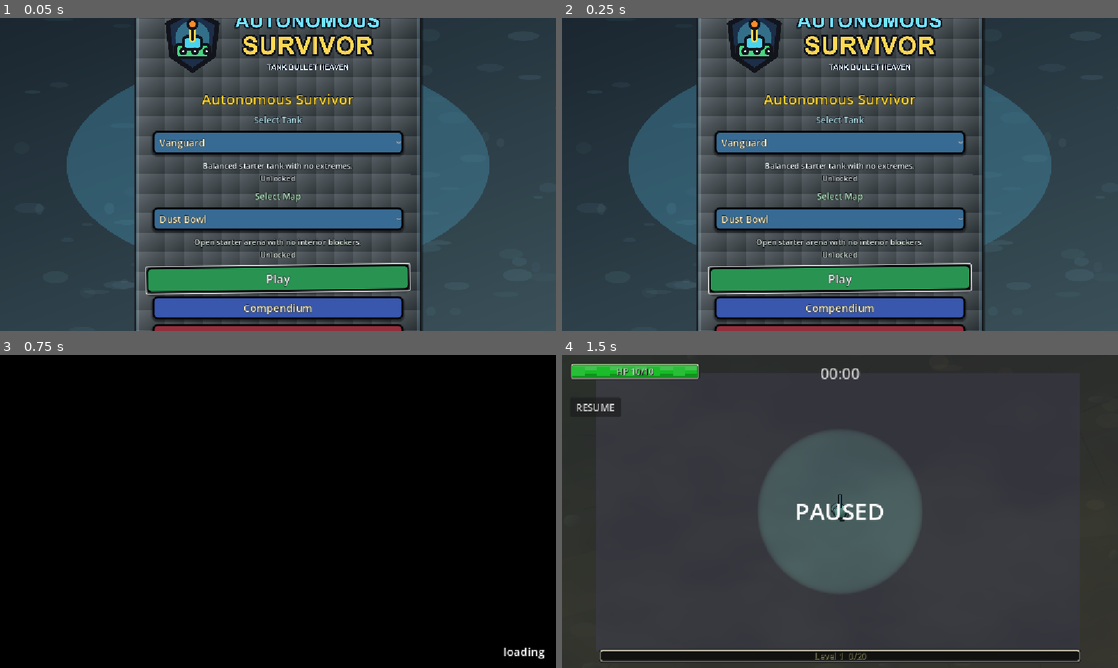
Above: before the commit, frames 1-4 (two rows, left to right).
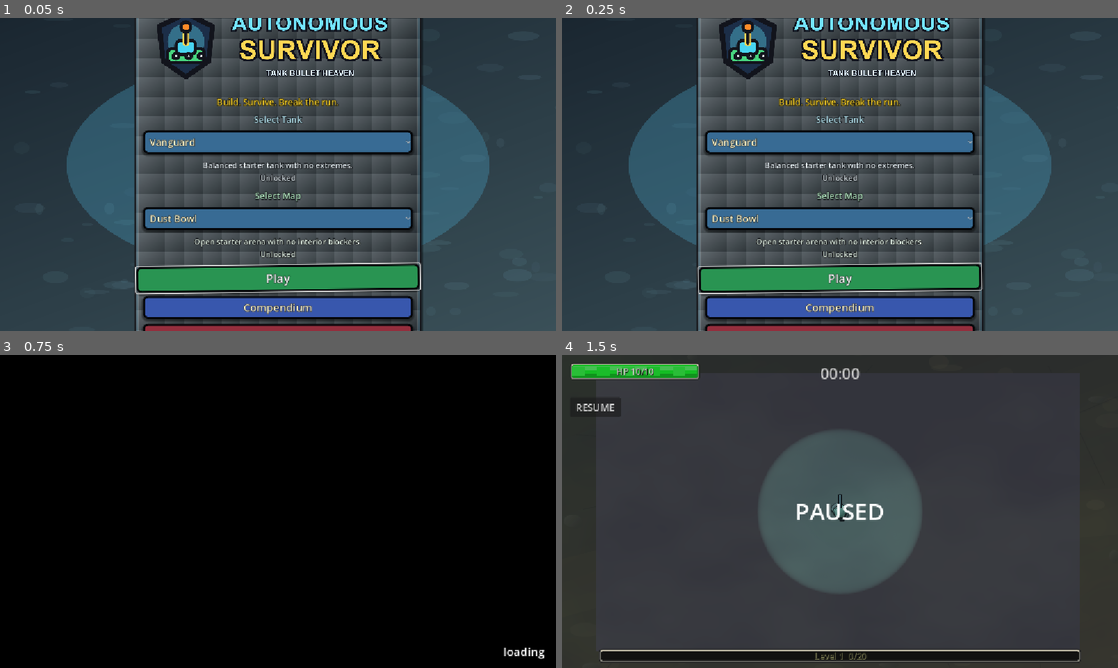
Above: after the commit, the same moments.

Repository: satoshimatos/autonomous-survivor
Game: Godot game, scene res://scenes/core/main_menu.tscn
Same seed, same stepped clock (60 frames per second), same inputs: the game is played once before the commit and once after it.
Inputs (mouse positions are in pixels of both pictures, inside the frame that each line leads up to):
- Up to frame 1 (0.05 s): no input
- Up to frame 2 (0.25 s): no input
- Up to frame 3 (0.75 s): click "Play" at 0.5 s
- Up to frame 4 (1.5 s): tap Enter (ui_accept) at 1.25 s; move the mouse to (962, 495) at 1.27 s; hold D (move_right) from 1.28 s (still down); tap P at 1.35 s; click (962, 495) at 1.42 s

The runs differ from the first frame. In frame 1, 9.5% of the frame differs, in the area x 24-76%, y 0-100%; in frame 2, 9.5%; in frame 3, nothing differs; in frame 4, nothing differs.

Commit message:
Add native branding icons

Diff:
--- a/project.godot
+++ b/project.godot
@@ -15,6 +15,7 @@
 config/features=PackedStringArray("4.6", "GL Compatibility")
 boot_splash/image="res://assets/ui/branding/logo_autonomous_survivor.png"
 config/icon="res://assets/ui/branding/app_icon_1024.png"
+config/windows_native_icon="res://assets/ui/branding/app_icon.ico"
 
 [autoload]
 
--- a/scenes/core/main_menu.tscn
+++ b/scenes/core/main_menu.tscn
@@ -68,7 +68,7 @@
 theme_override_constants/separation = 10
 
 [node name="Logo" type="TextureRect" parent="CenterContainer/VBoxContainer"]
-custom_minimum_size = Vector2(520, 174)
+custom_minimum_size = Vector2(560, 187)
 layout_mode = 2
 texture = ExtResource("4_logo")
 expand_mode = 1
@@ -76,8 +76,8 @@
 
 [node name="TitleLabel" type="Label" parent="CenterContainer/VBoxContainer"]
 layout_mode = 2
-theme_override_font_sizes/font_size = 30
-text = "Autonomous Survivor"
+theme_override_font_sizes/font_size = 18
+text = "Build. Survive. Break the run."
 horizontal_alignment = 1
 
 [node name="TankLabel" type="Label" parent="CenterContainer/VBoxContainer"]
Binary file added: assets/ui/branding/app_icon.ico
Binary file added: assets/ui/branding/brand_mark_autonomous_survivor.png
Not shown, added: assets/ui/branding/brand_mark_autonomous_survivor.png.import
Not shown, changed: BACKLOG.md
Not shown, changed: README.md
Not shown, changed: docs/VISUAL_IDENTITY.md
Not shown, changed: tools/generate_branding_assets.ps1
